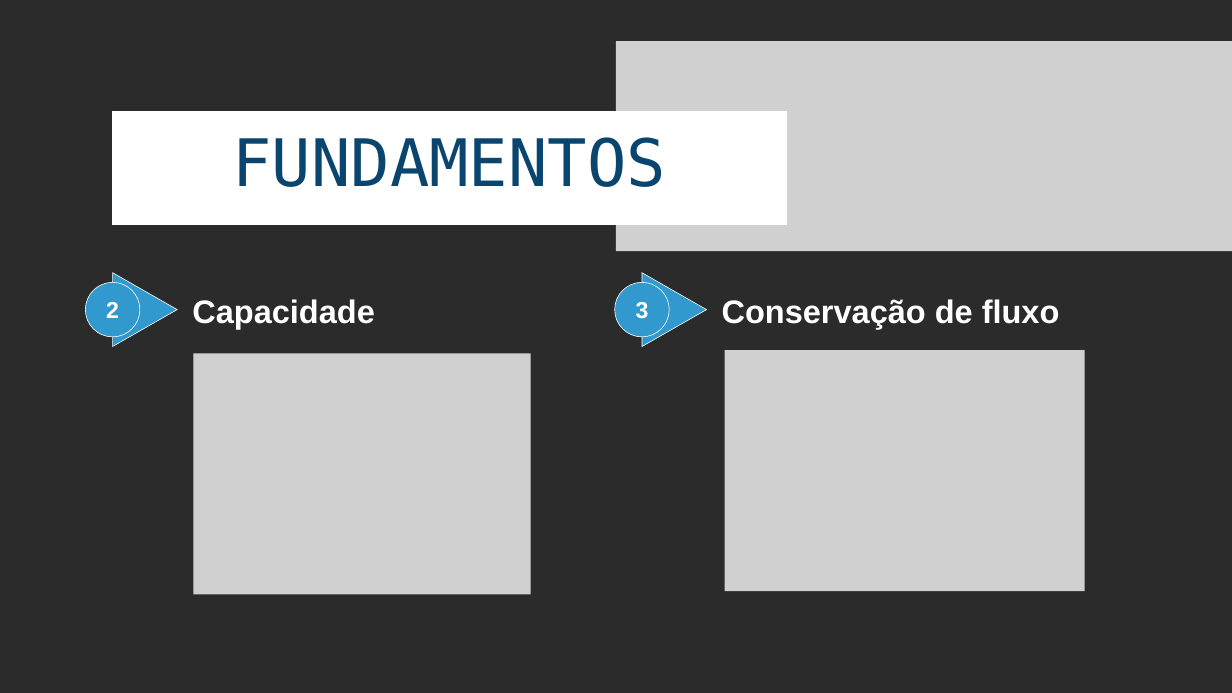
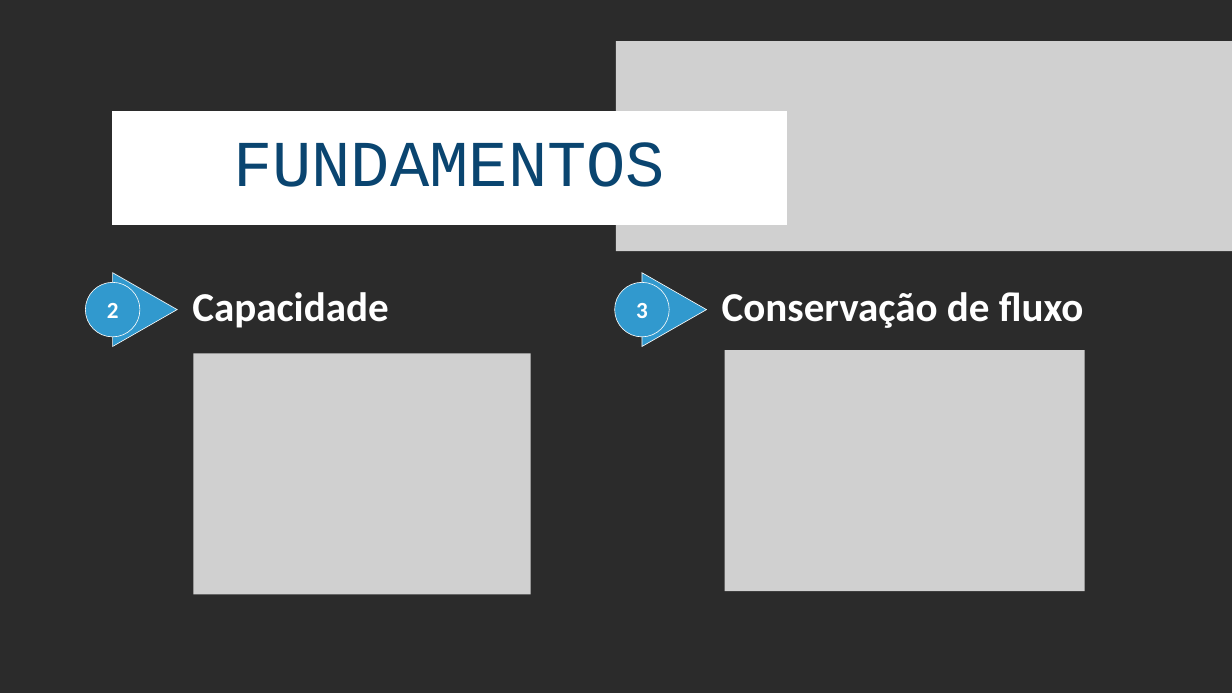
Before and after one commit to jair-ferreira-rodrigues-neto/seminario-grafos, a slide deck: slide 4 of docs/slides/Slides.pptx. Drawn at 1232x693 pixels with LibreOffice and Linux fonts; fonts in the diff are those of the drawing; grey boxes stand for pictures; background and template pictures are left out; a plain dark background stands for a picture behind light text. Boxes give left, top, right and bottom in pixels: in the first picture for what was removed or moved away, otherwise in the second. Text is boxed around its words. In the diff, an @@ line names an element or a change of style, - is before the commit and + after.

```diff
--- a/docs/slides/Slides.pptx
+++ b/docs/slides/Slides.pptx
@@ text "FUNDAMENTOS" at (233, 142, 665, 187): font DejaVu Sans Mono to Courier New @@
@@ text "2" at (107, 303, 119, 318): font Arial to Calibri @@
@@ text "Capacidade" at (192, 292, 388, 328): size 38 to 48 pt, font Arial to Calibri @@
@@ text "Conservação de fluxo" at (722, 292, 1084, 328): size 38 to 48 pt, font Arial to Calibri @@
```
Also in this commit, not shown: 25 other slides changed, 1 other file.
